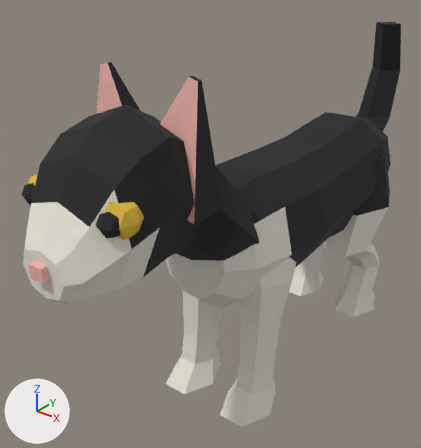
The glTF model site/models/GN_CatTuxedo_faceted_01.glb, before and after one commit.
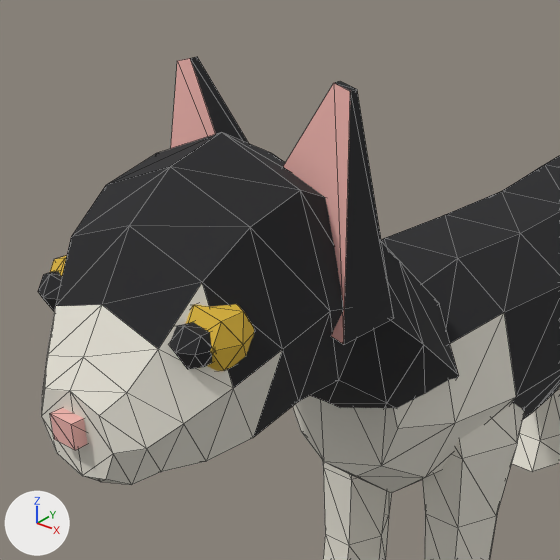
Each version is shown whole from a camera (50 mm lens) standing at (0.321, -0.525, 0.467) and looking at (-0.048, -0.064, 0.181), then close up on the part from 0% to 75% of the width and 7% to 77% of the height. Arrows for +X, +Y and +Z are at lower left; the lights stay in place. The older version's two pictures come first. The close-ups show mesh edges as thin lines. Vertices at exactly the same position are counted once.

The older version as bpy lines, for what is in view:
```python
me_gn_cattuxedo_faceted = bpy.data.meshes.new('GN_CatTuxedo_faceted')
me_gn_cattuxedo_faceted.from_pydata(...)  # 478 vertices, 900 faces; spans x -0.08..0.08, y -0.323..0.282, z 0.0..0.379
me_gn_cattuxedo_faceted.materials.append(mat_globalpalette)  # picture img_globalpalette
ob_gn_cattuxedo_faceted = bpy.data.objects.new('GN_CatTuxedo_faceted', me_gn_cattuxedo_faceted)
ob_gn_cattuxedo_faceted.location = (0.0, 0.0, 0.0)
```
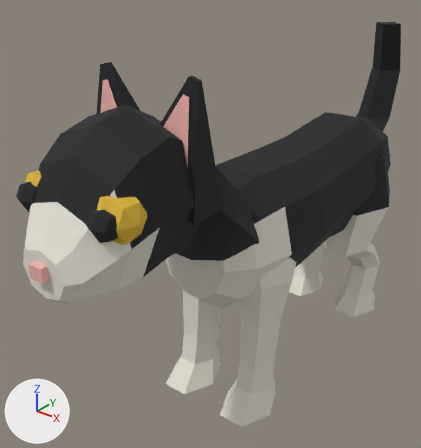
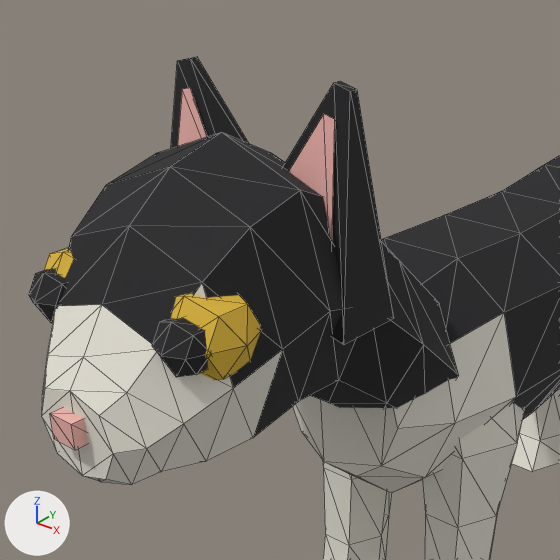
What differs and where, as boxes [x1, y1, x2, y2] in the close-ups (560 x 560 px; the box of a moved part takes in the faces that stretch with it):
'GN_CatTuxedo_faceted', reshaped: before [38, 57, 560, 560]; after [29, 57, 560, 560]
part 1 of me_gn_cattuxedo_faceted, moved or reshaped: before [38, 255, 254, 371]; after [29, 248, 261, 380]
part 2 of me_gn_cattuxedo_faceted, added: after [177, 88, 335, 242]
part 3 of me_gn_cattuxedo_faceted, surface changed: [171, 58, 350, 344] in both

The change in detail:
me_gn_cattuxedo_faceted is used by ob_gn_cattuxedo_faceted; location (0.0, 0.0, 0.0).
Verts and faces of me_gn_cattuxedo_faceted; kept vertices keep their numbers, new ones are numbered from 478.
me_gn_cattuxedo_faceted had 478 vertices, 900 faces and spanned x -0.08..0.08, y -0.323..0.282, z 0.0..0.379.
me_gn_cattuxedo_faceted now has 486 vertices, 904 faces and spans x -0.08..0.08, y -0.323..0.282, z 0.0..0.379.
Part 1, on me_gn_cattuxedo_faceted:
56 vertices are removed from x -0.057..0.057, y -0.29..-0.263, z 0.282..0.307.
168 faces are deleted.
64 vertices move from x -0.057..0.052, y -0.297..-0.258, z 0.278..0.307 to x -0.053..0.059, y -0.302..-0.254, z 0.274..0.311.
56 vertices are added at x -0.059..0.059, y -0.298..-0.26, z 0.274..0.293.
168 new faces join them.
Part 2, on me_gn_cattuxedo_faceted:
New vertex 502 is at (-0.003, -0.217, 0.308).
New vertex 503 is at (-0.04, -0.206, 0.367), pixel (190, 87).
New vertex 504 is at (-0.046, -0.206, 0.365), pixel (182, 89).
New vertex 505 is at (-0.051, -0.217, 0.296).
New vertex 506 is at (0.051, -0.217, 0.296).
New vertex 507 is at (0.046, -0.206, 0.365), pixel (334, 119).
New vertex 508 is at (0.04, -0.206, 0.367), pixel (323, 113).
New vertex 509 is at (0.003, -0.217, 0.308).
New faces: (502, 503, 504), (502, 504, 505), (506, 507, 508), (506, 508, 509).
me_gn_cattuxedo_faceted part 3: 4 kept faces spanning x -0.06..0.06, y -0.218..-0.203, z 0.272..0.379 get new texture (UV) coordinates.
